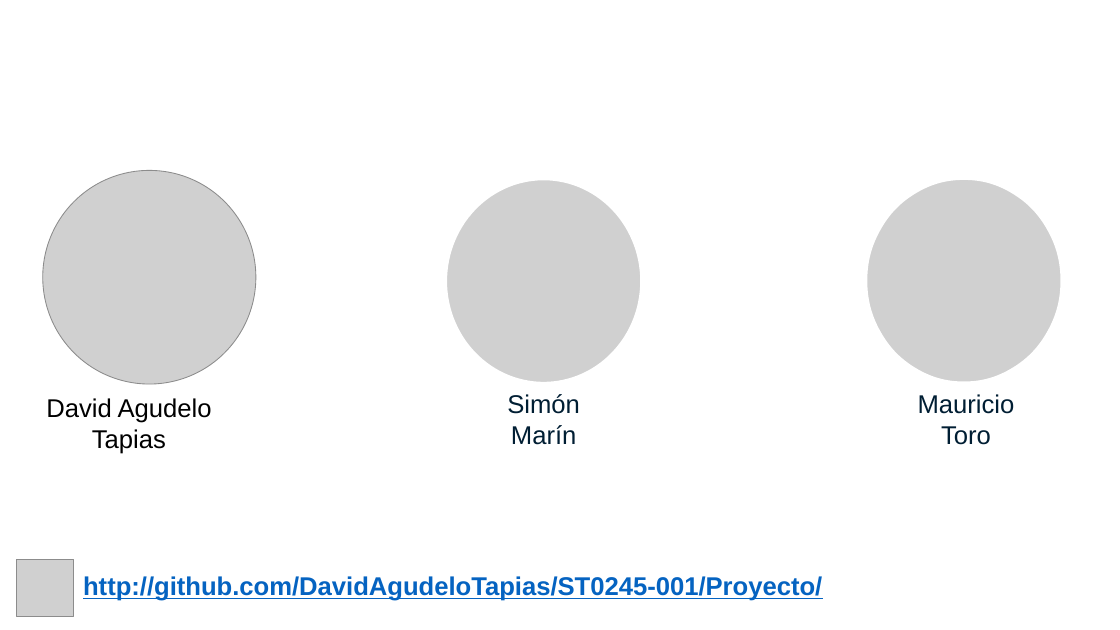
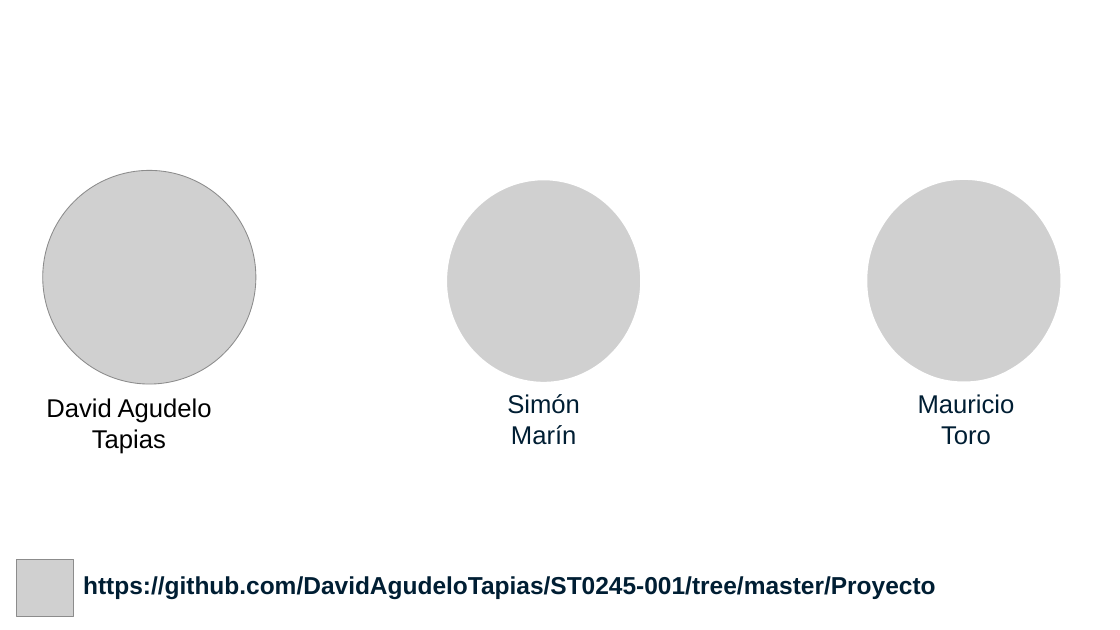
Before and after one commit to DavidAgudeloTapias/ST0245-001, a slide deck: slide 2 of Proyecto/Presentaciones/Presentacion2.pptx. Drawn at 1120x630 pixels with LibreOffice and Linux fonts; fonts in the diff are those of the drawing; grey boxes stand for pictures; background and template pictures are left out. Boxes give left, top, right and bottom in pixels: in the first picture for what was removed or moved away, otherwise in the second. Text is boxed around its words. In the diff, an @@ line names an element or a change of style, - is before the commit and + after.

```diff
--- a/Proyecto/Presentaciones/Presentacion2.pptx
+++ b/Proyecto/Presentaciones/Presentacion2.pptx
@@ text at (83,576,936,599): text changed; size 22 to 21 pt; text colour #0563C1 to #001E33 @@
-http://github.com/DavidAgudeloTapias/ST0245-001/Proyecto/
+https://github.com/DavidAgudeloTapias/ST0245-001/tree/master/Proyecto
```
Also in this commit, not shown: 2 other slides changed, 2 other files.
